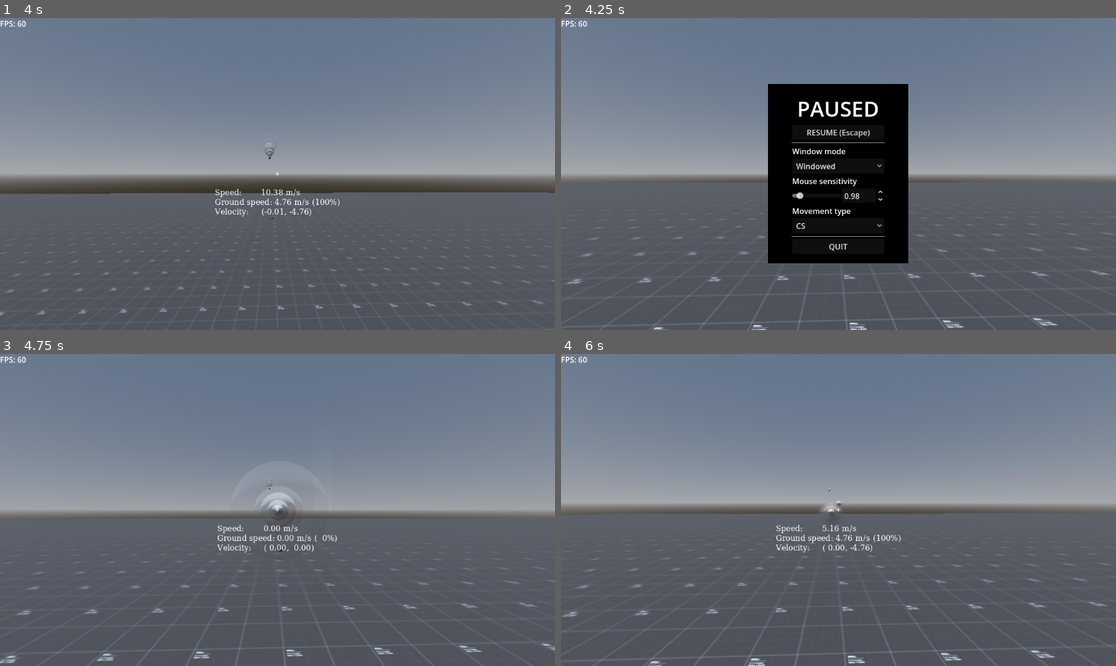
Above: before the commit, frames 1-4 (two rows, left to right).
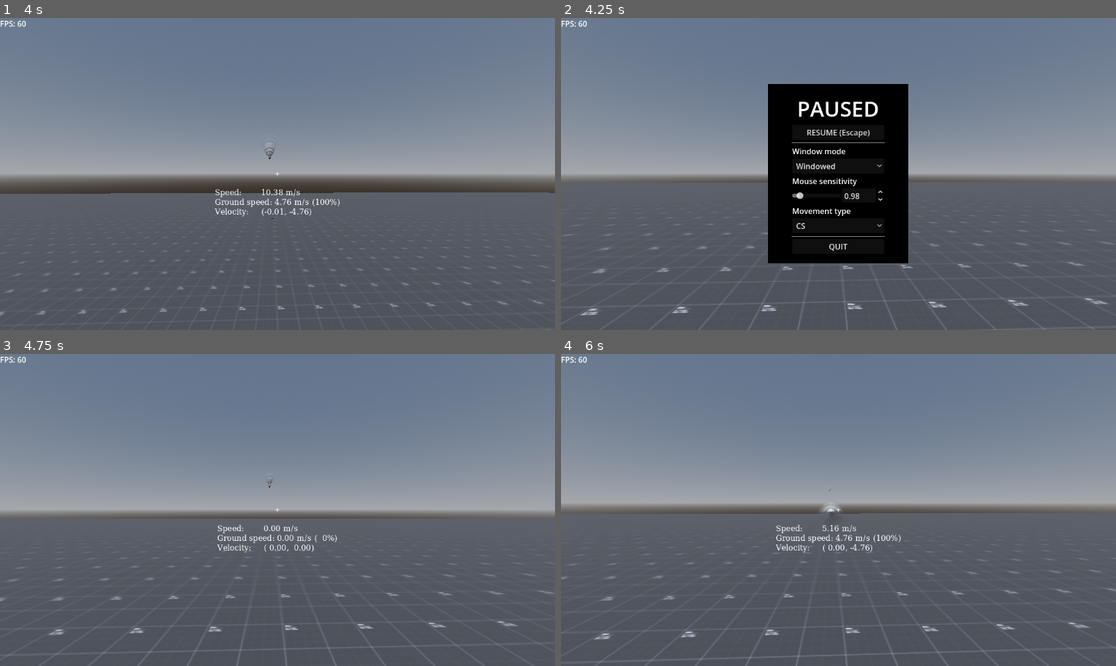
Above: after the commit, the same moments.

Repository: ericljiang/godot-testing
Game: Godot game, scene res://scene.tscn
The game is run twice, just before and just after one commit, with the same random seed, the same clock (stepped at 60 frames per second) and the same inputs.
Inputs (mouse positions are in pixels of both pictures, inside the frame that each line leads up to):
- Up to frame 1 (4 s): move the mouse to (305, 174) at 0.52 s; hold W (move_forward) from 0.53 s (still down); tap Ctrl (crouch) at 0.6, 2.1, 3.6 s; tap Space (jump) at 0.77, 1.52, 3.02, 3.77 s; move the mouse to (249, 174) at 1.27 s; click (249, 174) at 1.35 s; move the mouse to (288, 167) at 2.02 s; move the mouse to (271, 180) at 2.77 s; click (271, 180) at 2.85 s; move the mouse to (316, 177) at 3.52 s
- Up to frame 2 (4.25 s): keep holding W (move_forward); tap Escape (ui_cancel) at 4.15 s
- Up to frame 3 (4.75 s): release W (move_forward) at 4.25 s; click "RESUME (Escape)" at 4.25 s
- Up to frame 4 (6 s): move the mouse to (794, 506) at 5.02 s; hold W (move_forward) from 5.03 s (still down); click (794, 506) at 5.1 s; tap Space (jump) at 5.27 s; move the mouse to (844, 510) at 5.77 s; tap Ctrl (crouch) at 5.85 s

Frame 1 is identical in both runs. In frame 2, 1.2% of the frame differs, in the area x 0-100%, y 52-100%; in frame 3, 1.5%; in frame 4, 1.5%, in the area x 0-100%, y 42-100%.

Commit message:
Actually pause game when in pause menu

Diff:
--- a/pause_menu.gd
+++ b/pause_menu.gd
@@ -2,6 +2,7 @@
 
 @export var resume_button: Button
 @export var quit_button: Button
+
 
 func _ready() -> void:
 	assert(resume_button != null)
@@ -10,9 +11,10 @@
 	resume_button.pressed.connect(unpause)
 	quit_button.pressed.connect(quit)
 
+	process_mode = Node.PROCESS_MODE_ALWAYS
 	resume_button.text += " (%s)" % InputMap.action_get_events("ui_cancel")[0].as_text()
+	unpause()
 
-	unpause()
 
 func _unhandled_input(event: InputEvent) -> void:
 	if event.is_action_pressed("ui_cancel"):
@@ -21,13 +23,18 @@
 		else:
 			pause()
 
+
 func pause() -> void:
 	Input.set_mouse_mode(Input.MOUSE_MODE_VISIBLE)
+	get_tree().paused = true
 	show()
+
 
 func unpause() -> void:
 	Input.set_mouse_mode(Input.MOUSE_MODE_CAPTURED)
+	get_tree().paused = false
 	hide()
+
 
 func quit() -> void:
 	get_tree().quit()
